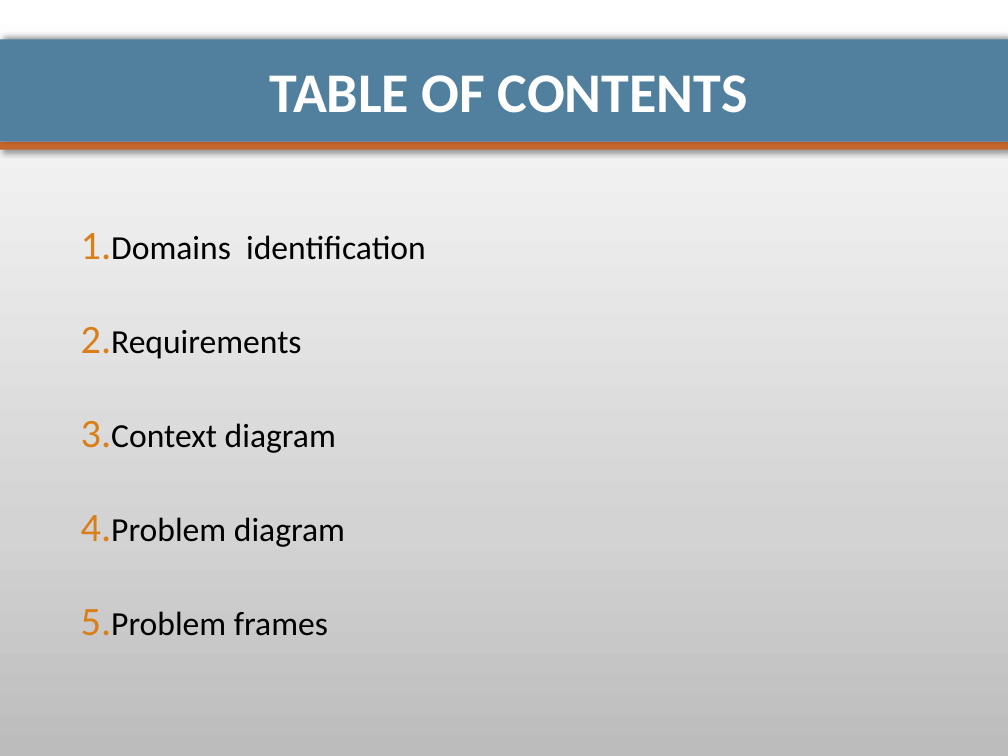
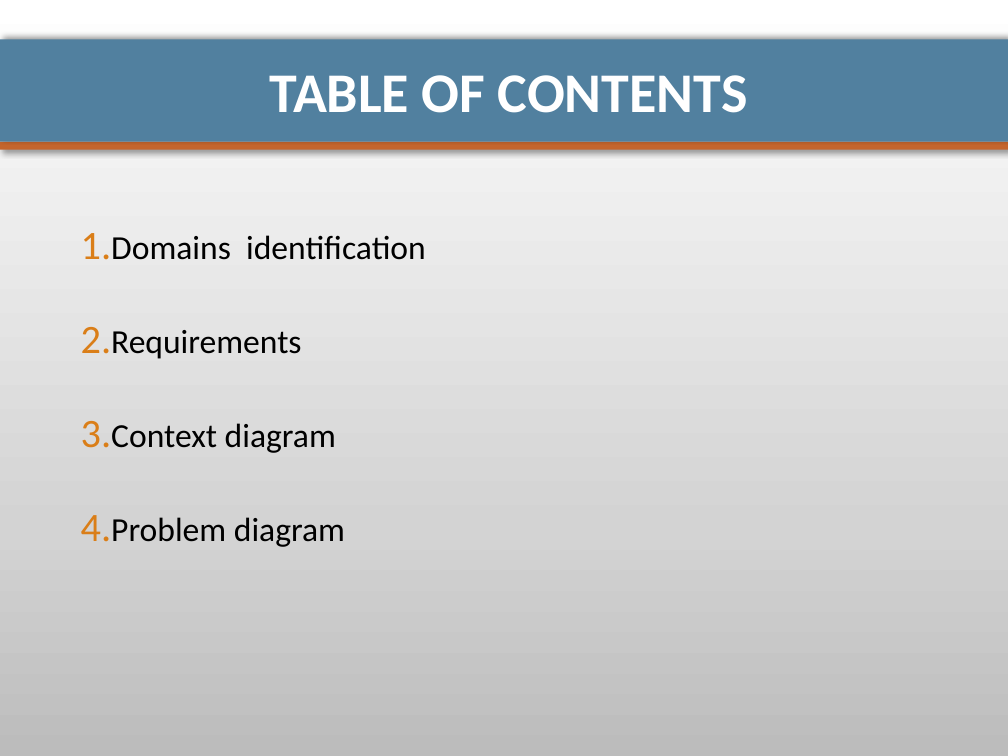
Before and after one commit to pierrealauzet/euroteam, a slide deck: slide 2 of Project 1/Part 2/CS554_EuroTeam_Problem_Frames.pptx. Drawn at 1008x756 pixels with LibreOffice and Linux fonts; fonts in the diff are those of the drawing. Boxes give left, top, right and bottom in pixels: in the first picture for what was removed or moved away, otherwise in the second. Text is boxed around its words. In the diff, an @@ line names an element or a change of style, - is before the commit and + after.

```diff
--- a/Project 1/Part 2/CS554_EuroTeam_Problem_Frames.pptx
+++ b/Project 1/Part 2/CS554_EuroTeam_Problem_Frames.pptx
@@ text at box(111, 611, 328, 636): paragraph removed @@
-5. Problem frames
```
Also in this commit, not shown: 17 other slides changed, 1 other file.
